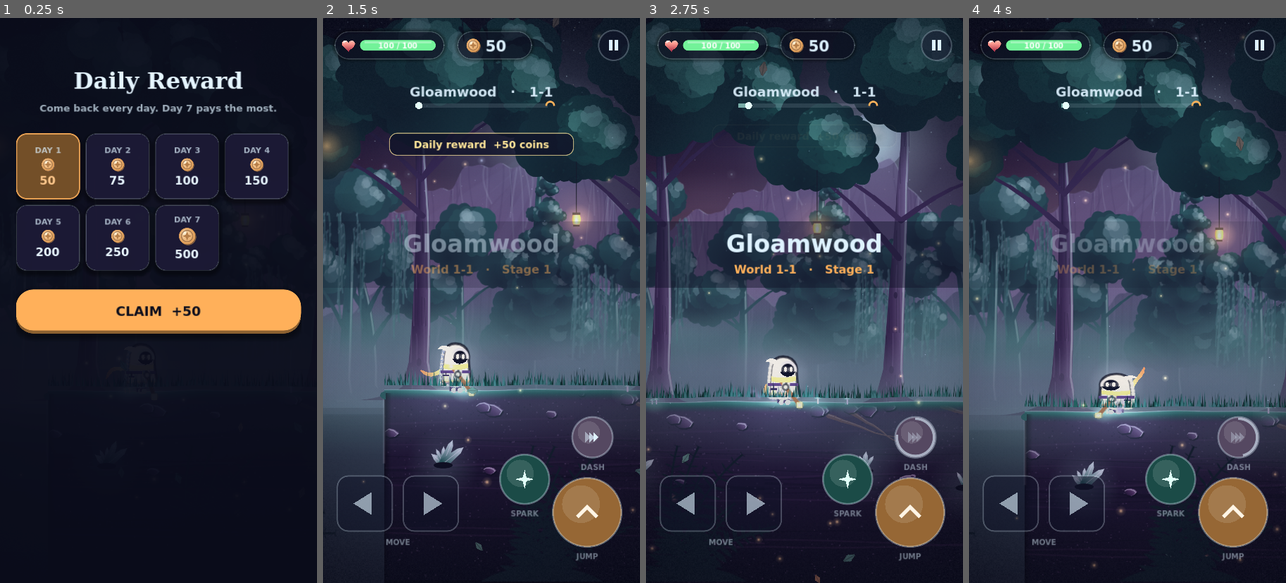
Above: before the commit, frames 1-4 (left to right).
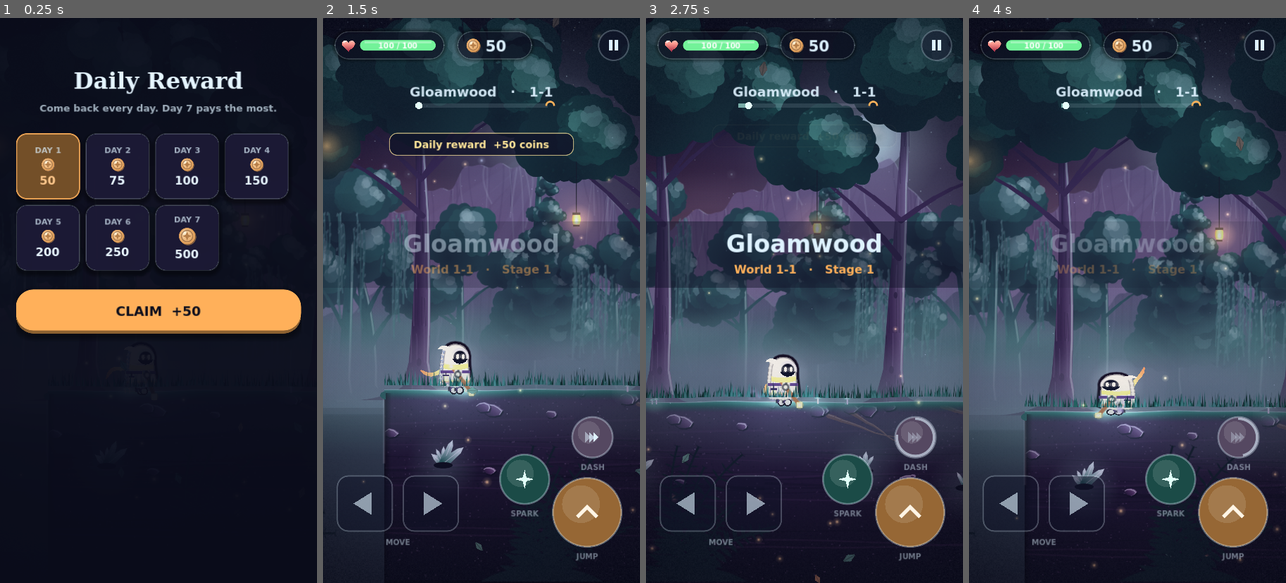
Above: after the commit, the same moments.

Repository: Goldenmayhem101/LinkScribe
Game: Godot game, scene res://scenes/main.tscn
Two runs of this game, one before a commit and one after it. Both use one fixed random seed, a clock stepped at 60 frames per second and the inputs below.
Inputs (mouse positions are in pixels of both pictures, inside the frame that each line leads up to):
- Up to frame 1 (0.25 s): no input
- Up to frame 2 (1.5 s): click "CLAIM +50" at 0.5 s; click "PLAY" at 1.25 s
- Up to frame 3 (2.75 s): move the mouse to (788, 413) at 2.02 s; hold Up from 2.03 s (still down); hold Space (jump) from 2.03 s (still down); tap L (dash) at 2.1 s; click (788, 413) at 2.17 s
- Up to frame 4 (4 s): release Up at 2.75 s; release Space (jump) at 2.75 s; drag from (1222, 385) to (1111, 413) at 2.77 s; move the mouse to (1032, 215) at 3.52 s; hold Left (left) from 3.53 s (still down); hold Space (jump) from 3.53 s (still down); tap L (dash) at 3.6 s

The runs differ from the first frame. In frame 2, 0.2% of the frame differs, in the area x 36-48%, y 57-67%; in frame 3, 0.2%; in frame 4, 0.2%.

Commit message:
Gloamwood v0.5.1: fix bounce height, respawn loop, consistent outline, power-up icons
- Bounce pads keep full height even if jump is released (bonus ledges reachable)
- Safe spot after a fall is only on solid, non-crumbling ground, inside its edges
- Dark silhouette outline drawn the same in every world
- Power-up icons drawn as shapes instead of typed symbols

Co-Authored-By: Claude Opus 5.5 <noreply@anthropic.com>
Claude-Session: https://claude.ai/code/session_0196TF67ACf4DrGk3bwDQLY6

Diff:
--- a/gloamwood/scripts/hud.gd
+++ b/gloamwood/scripts/hud.gd
@@ -278,7 +278,7 @@
 		var cc = Vector2(px + 18, 116)
 		draw_circle(cc, 17, Color(pal.ink, 0.8))
 		draw_arc(cc, 17, -PI / 2, -PI / 2 + TAU * frac, 28, info.col, 4.0, true)
-		draw_string(font, Vector2(cc.x - 20, cc.y + 7), {"triple": "x3", "homing": "@", "rapid": ">>", "magnet": "$", "star": "*"}.get(key, "?"), HORIZONTAL_ALIGNMENT_CENTER, 40, 18, info.col)
+		_power_icon(key, cc, info.col)
 		px += 44.0
 	# coins
 	var cw = 170.0
@@ -389,3 +389,34 @@
 		draw_string(font, Vector2(0, s.y * 0.36 + 118), subtitle, HORIZONTAL_ALIGNMENT_CENTER, s.x, 26, Color(ember, a4))
 	if fade > 0.0:
 		draw_rect(Rect2(Vector2.ZERO, s), Color(pal.ink.darkened(0.5), fade))
+
+
+func _power_icon(key: String, c: Vector2, col: Color) -> void:
+	match key:
+		"homing":
+			draw_arc(c, 7.5, 0, TAU, 20, col, 2.2, true)
+			draw_circle(c, 2.4, col)
+			for d in [Vector2(1, 0), Vector2(-1, 0), Vector2(0, 1), Vector2(0, -1)]:
+				draw_line(c + d * 9.0, c + d * 12.5, col, 2.2, true)
+		"triple":
+			for a in [-0.5, 0.0, 0.5]:
+				var d = Vector2.from_angle(-PI / 2 + a)
+				draw_line(c - d * 6.0, c + d * 9.0, col, 2.4, true)
+				draw_circle(c + d * 9.0, 2.4, col)
+		"rapid":
+			for o in [-4.0, 4.0]:
+				draw_polyline(PackedVector2Array([c + Vector2(o - 4, -7), c + Vector2(o + 3, 0), c + Vector2(o - 4, 7)]), col, 2.6, true)
+		"magnet":
+			draw_arc(c + Vector2(0, 1), 7.0, PI, TAU, 14, col, 4.0, true)
+			draw_line(c + Vector2(-7, 1), c + Vector2(-7, 8), col, 4.0)
+			draw_line(c + Vector2(7, 1), c + Vector2(7, 8), col, 4.0)
+			draw_rect(Rect2(c + Vector2(-9, 6), Vector2(4, 3)), Color(1, 1, 1, 0.9))
+			draw_rect(Rect2(c + Vector2(5, 6), Vector2(4, 3)), Color(1, 1, 1, 0.9))
+		"star":
+			var p = PackedVector2Array()
+			for i in 10:
+				var r = 10.0 if i % 2 == 0 else 4.2
+				p.append(c + Vector2.from_angle(-PI / 2 + i * PI / 5.0) * r)
+			draw_colored_polygon(p, col)
+		_:
+			draw_circle(c, 5.0, col)
--- a/gloamwood/scripts/main.gd
+++ b/gloamwood/scripts/main.gd
@@ -1222,7 +1222,7 @@
 		bn.set_meta("squish", maxf(sq - dt * 4.0, 0.0))
 		bn.queue_redraw()
 		if player.vel.y > 0.0 and absf(player.position.x - bn.position.x) < 20.0 and absf(player.position.y - (bn.position.y - 12.0)) < 14.0:
-			player.bounce(1120.0)
+			player.bounce(1200.0)
 			bn.set_meta("squish", 1.0)
 			Sfx.play("bounce")
 			fx_burst(bn.position + Vector2(0, -12), pal.moss.lightened(0.5), 14, 140.0, 0.5, 100.0, 0.06)
@@ -1394,7 +1394,7 @@
 		player.reset_scarf()
 		return
 	if fell:
-		player.position = player.last_safe + Vector2(-24.0 * player.facing, 0)
+		player.position = player.last_safe
 		player.vel = Vector2.ZERO
 		player.reset_scarf()
 	else:
--- a/gloamwood/scripts/player.gd
+++ b/gloamwood/scripts/player.gd
@@ -6,6 +6,7 @@
 
 const ACCEL := 1100.0
 const GRAV := 1900.0
+const SIL := Color(0.06, 0.04, 0.1, 0.95)
 const JUMP_V := 760.0
 const DJUMP_V := 640.0
 const HALF_W := 8.0
@@ -30,6 +31,8 @@
 var fire_cd := 0.0
 var step_t := 0.0
 var last_safe = Vector2.ZERO
+var launched := false
+var safe_solid = null
 var palette: Dictionary = {}
 var hero: Dictionary = {}
 var tint = Color.WHITE
@@ -229,7 +232,9 @@
 			main.fx_ring(position + Vector2(0, -6), palette.moon, 26.0)
 			Sfx.play("djump")
 	if dash_t <= 0.0:
-		if vel.y < 0.0 and not jump_held:
+		if vel.y >= 0.0:
+			launched = false
+		if vel.y < 0.0 and not jump_held and not launched:
 			vel.y += GRAV * 1.3 * dt
 		vel.y = minf(vel.y + GRAV * dt, 900.0)
 		if wall_dir != 0.0 and vel.y > 0.0:
@@ -245,8 +250,11 @@
 		Sfx.play("land", 1.0, 0.1, -4.0)
 	if on_ground:
 		air_jumps = max_air_jumps
-		if riding == null:
-			last_safe = position
+		if riding == null and safe_solid != null:
+			var sr: Rect2 = safe_solid.r
+			var inset = HALF_W + 14.0
+			if sr.size.x > inset * 2.0:
+				last_safe = Vector2(clampf(position.x, sr.position.x + inset, sr.end.x - inset), sr.position.y)
 		if absf(vel.x) > 60.0:
 			step_t += dt
 			if step_t > 0.27:
@@ -286,6 +294,7 @@
 
 func bounce(v: float = 560.0) -> void:
 	vel.y = -v
+	launched = true
 	on_ground = false
 	riding = null
 	air_jumps = max_air_jumps
@@ -322,6 +331,7 @@
 	position.y += vel.y * dt
 	on_ground = false
 	riding = null
+	safe_solid = null
 	r = feet_rect()
 	for s in solids:
 		var sr2: Rect2 = s.r
@@ -338,11 +348,14 @@
 					riding = s
 				elif s.kind == "crumble":
 					s["stood"] = true
+				else:
+					safe_solid = s
 		elif r.intersects(sr2):
 			if vel.y >= 0.0 and prev_y <= sr2.position.y + 6.0:
 				position.y = sr2.position.y
 				vel.y = 0.0
 				on_ground = true
+				safe_solid = s
 			elif vel.y < 0.0:
 				position.y = sr2.end.y + HEIGHT
 				vel.y = 0.0
@@ -426,6 +439,8 @@
 		var knee = hip + Vector2(sin(a2) * 6.0, cos(a2) * 5.2)
 		var lift = -sin(phase + off2) * 2.2 if (run > 0.1 and not air and sin(phase + off2) > 0.0) else 0.0
 		var foot = Vector2(knee.x + sin(a2 * 0.6) * 1.5, minf(0.0, knee.y + 4.2 - (2.0 if air else 0.0) + lift) - 1.0)
+		draw_polyline(PackedVector2Array([hip, knee, foot]), SIL, 6.6, true)
+		draw_circle(foot + Vector2(1.4, 0), 3.9, SIL)
 		draw_polyline(PackedVector2Array([hip, knee, foot]), leg_c, 4.0, true)
 		draw_circle(foot + Vector2(1.4, 0), 2.6, boot_c)
 	var bob = -absf(sin(phase)) * 2.0 if (run > 0.1 and not air) else sin(t * 2.4) * 0.7
@@ -447,6 +462,9 @@
 	for p in pts:
 		var k = clampf(((10.0 - p.x) * 0.45 + (p.y + 44.0) * 0.8) / 42.0, 0.0, 1.0)
 		cols.append(hi.lerp(moon.lerp(dusk, 0.12), minf(k * 2.2, 1.0)).lerp(lo, maxf(k - 0.45, 0.0) / 0.55))
+	var sil = PackedVector2Array(pts)
+	sil.append(pts[0])
+	draw_polyline(sil, SIL, 3.4, true)
 	draw_polygon(pts, cols)
 	if starlit:
 		for i in 7:
@@ -456,7 +474,7 @@
 	draw_line(Vector2(-13.5 - fl * 0.7, hem - 1.5), Vector2(14.5 + fl * 0.7, hem - 1.5), Color(ember, 0.55), 1.4, true)
 	var outline = PackedVector2Array(pts)
 	outline.append(pts[0])
-	draw_polyline(outline, Color(ink.darkened(0.4), 0.75), 1.3, true)
+	draw_polyline(outline, Color(SIL, 0.55), 1.0, true)
 	var rimc = Color(0.75, 0.94, 1.0, 0.95)
 	for i in pts.size():
 		var a3 = pts[i]
Not shown, changed: gloamwood/export_presets.cfg
Not shown, removed: gloamwood/releases/gloamwood-v0.5.0.apk
Not shown, added: gloamwood/releases/gloamwood-v0.5.1.apk
